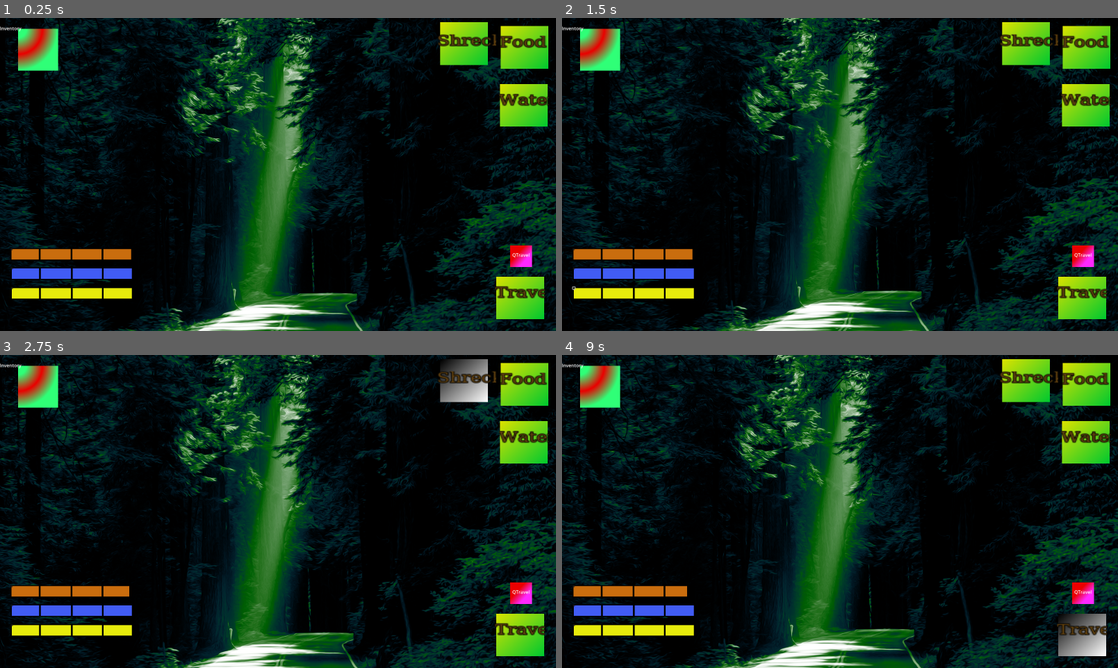
Above: before the commit, frames 1-4 (two rows, left to right).
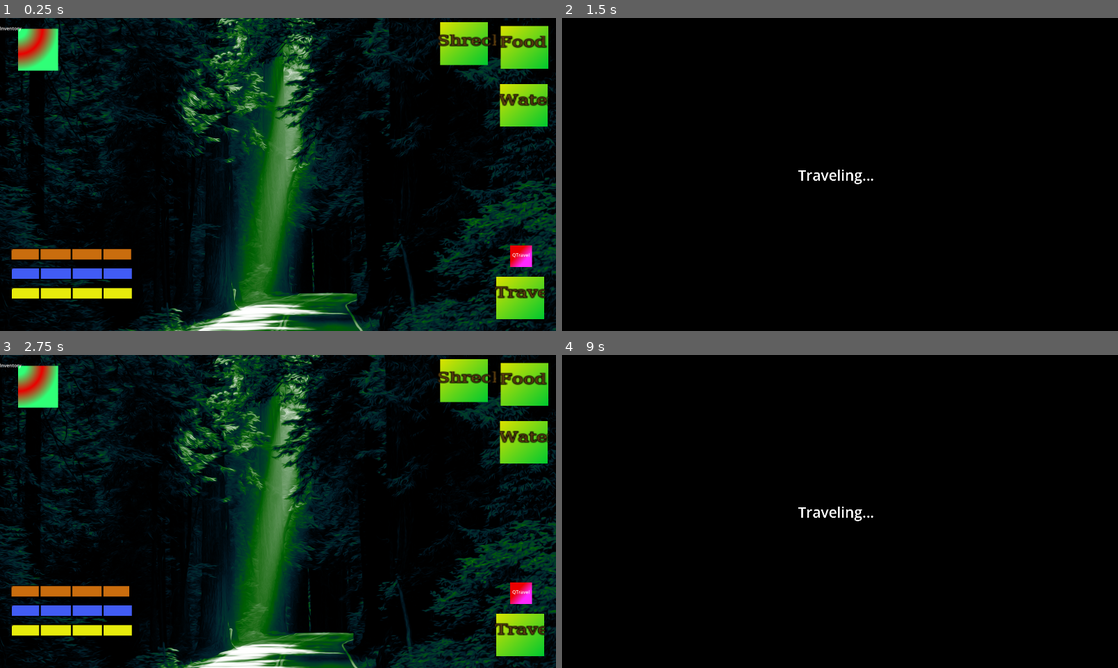
Above: after the commit, the same moments.

Repository: Peafowll/They-Left-Me
Game: Godot game, scene res://Objects/travel_mode.tscn
Same seed, same stepped clock (60 frames per second), same inputs: the game is played once before the commit and once after it.
Inputs (mouse positions are in pixels of both pictures, inside the frame that each line leads up to):
- Up to frame 1 (0.25 s): no input
- Up to frame 2 (1.5 s): click "Travel" at 0.5 s; click (573, 287) at 1.27 s
- Up to frame 3 (2.75 s): click "Shreck" at 2 s
- Up to frame 4 (9 s): click "Water" at 2.75 s; click "Food" at 3.5 s; click "QTravel" at 4.25 s; click (600, 386) at 5 s; click (573, 624) at 5.77 s; click "Shreck" at 6.5 s; click "Water" at 7.25 s; click "Food" at 8 s; click "Travel" at 8.75 s

The runs differ from the first frame. In frame 2, 42% of the frame differs, in the area x 0-100%, y 0-100%; in frame 3, 1.1%; in frame 4, 43%.

Commit message:
Merge complete of traveling into loot

Diff:
--- a/Objects/travel_mode.tscn
+++ b/Objects/travel_mode.tscn
@@ -209,6 +209,7 @@
 autowrap_mode = 0
 
 [node name="TravelingTransition" type="CanvasLayer" parent="UIUpdate"]
+visible = false
 
 [node name="TravelRect" type="ColorRect" parent="UIUpdate/TravelingTransition"]
 anchors_preset = 15
@@ -256,27 +257,6 @@
 text = "QTravel"
 scroll_active = false
 
-[node name="TravelButton" type="TextureButton" parent="."]
-offset_left = 1714.0
-offset_top = 892.0
-offset_right = 1789.0
-offset_bottom = 967.0
-scale = Vector2(2.1954, 1.96208)
-texture_normal = SubResource("GradientTexture2D_05maj")
-texture_hover = SubResource("GradientTexture2D_hyowb")
-
-[node name="RichTextLabel" type="RichTextLabel" parent="TravelButton"]
-layout_mode = 0
-offset_left = -2.27747
-offset_top = 17.3285
-offset_right = 40.7225
-offset_bottom = 40.3285
-scale = Vector2(1.82284, 1.51439)
-mouse_filter = 2
-theme = ExtResource("1_gyy25")
-text = "Travel"
-autowrap_mode = 0
-
 [node name="InventoryButton" type="TextureButton" parent="."]
 offset_left = 62.0
 offset_top = 37.0
--- a/Objects/ui_update.gd
+++ b/Objects/ui_update.gd
@@ -5,11 +5,6 @@
 @onready var hunger_bar: ProgressBar = $HungerBar
 
 @onready var canvas_layer = $TravelingTransition
-
-#@onready var food_search_button : Button = $SearchFoodButton
-#@onready var water_search_button : Button = $SearchWaterButton
-#@onready var shelter_search_button : Button = $SearchShelterButton
-
 
 func _process(_delta: float) -> void:
 	energy_bar.value = Player.energy
--- a/world.gd
+++ b/world.gd
@@ -19,8 +19,6 @@
 	current_location = Locations[location_index]
 	print("Current location : " + current_location.name)
 	print("Necessary background : " + current_location.background_image)
-	var found = _search("food")
-	print(found)
 
 	#below is testing for chances based on weight
 	#var results : Dictionary = {
